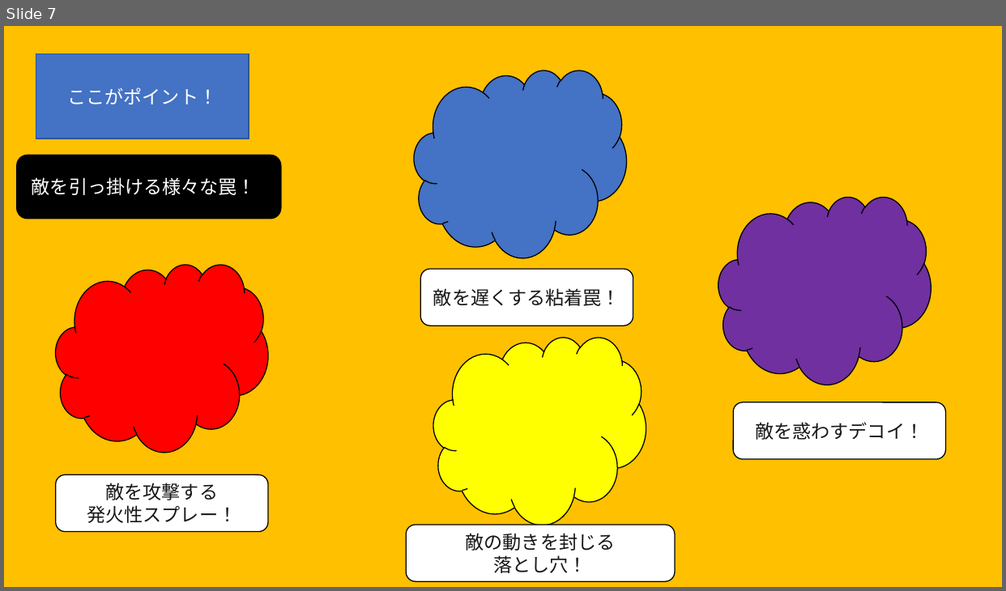
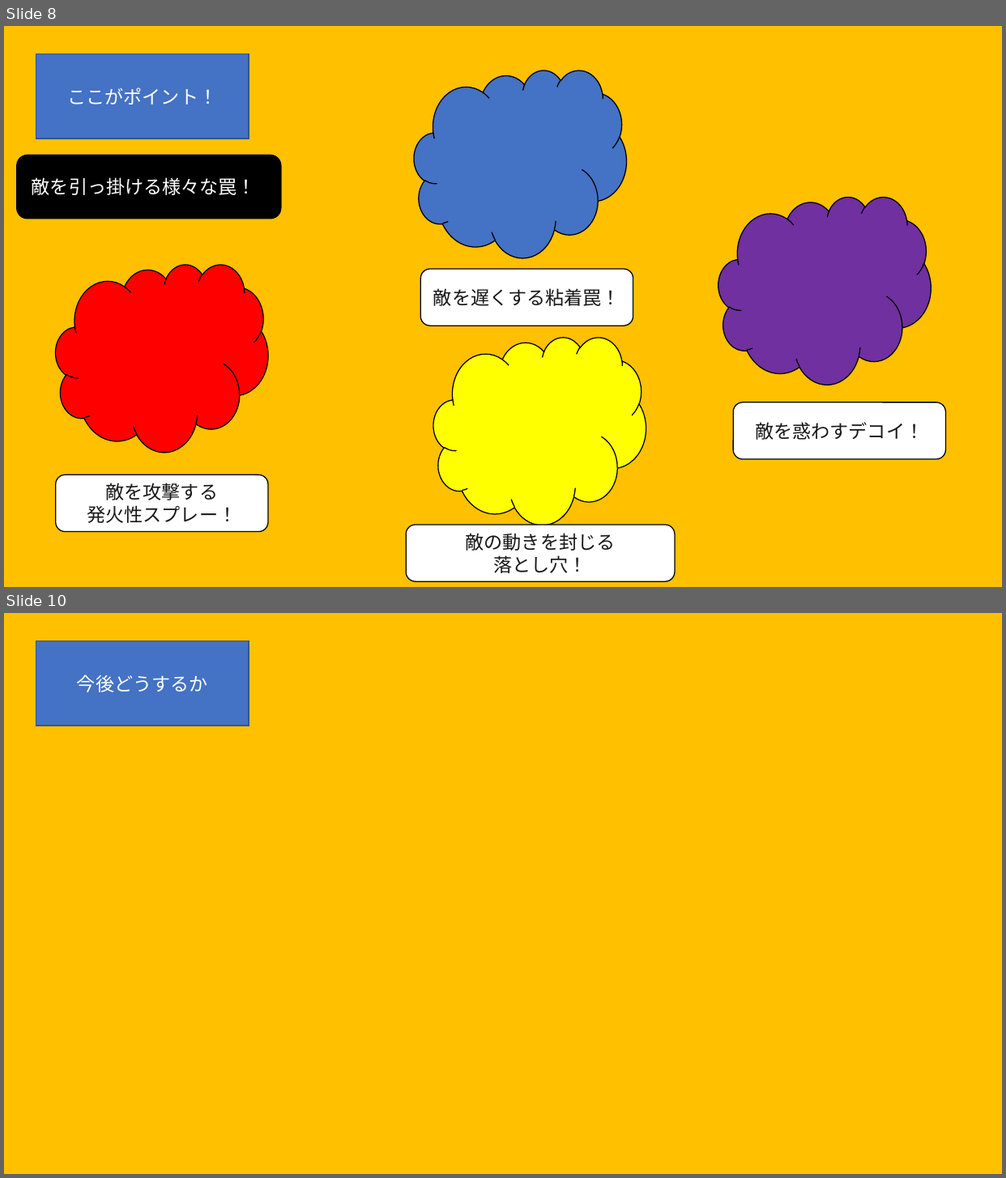
Before and after one commit to hamazakitoui/haskeat, a slide deck: haskeat.pptx. Shown one above the other, each under a label of ours: slide 7 before the commit, slides 8 and 10 after it; the slides between them are not shown. The pictures are 1006x591 and 1006x1178 pixels, drawn with LibreOffice and Linux fonts; fonts in the diff are those of the drawing. Boxes give left, top, right and bottom in pixels: in the first picture for what was removed or moved away, otherwise in the second. Text is boxed around its words. In the diff, an @@ line names an element or a change of style, - is before the commit and + after.

```diff
--- a/haskeat.pptx
+++ b/haskeat.pptx
@@ slide 10 added at (4,613,1002,1174), background #FFC000 @@
@@ rectangle added at (36,641,249,726), fill #4472C4, outline #325491 1 pt, 18 pt, text #FFFFFF @@
+今後どうするか
@@ what was slide 7 is now slide 8 @@
```
Also in this commit, not shown: 3 slides changed, 2 other slides added.
